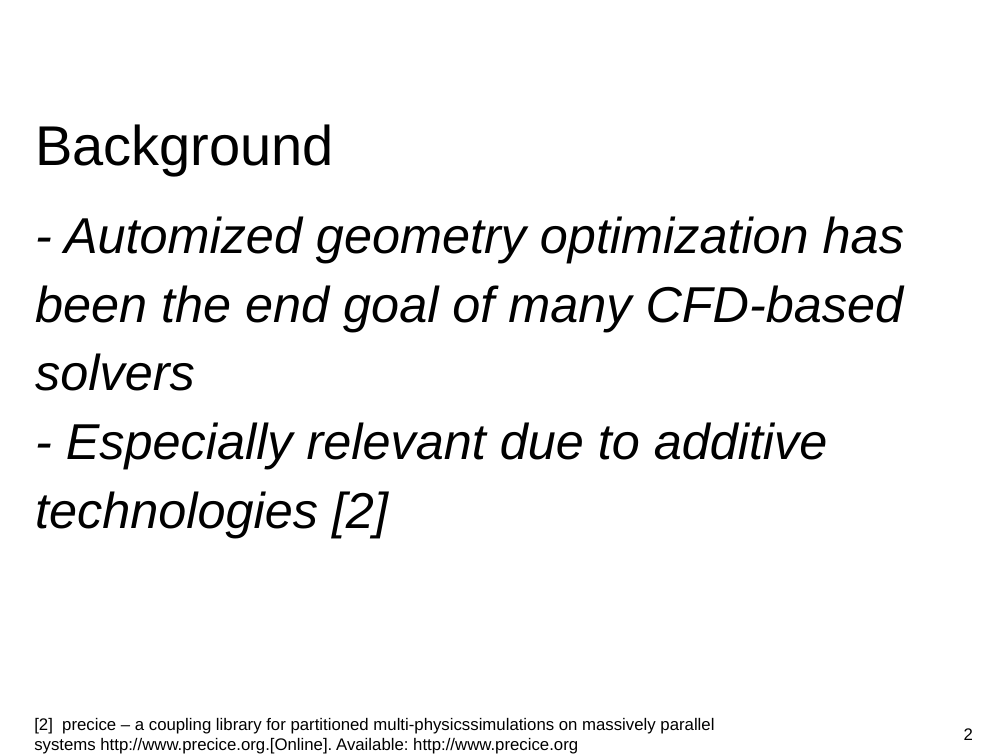
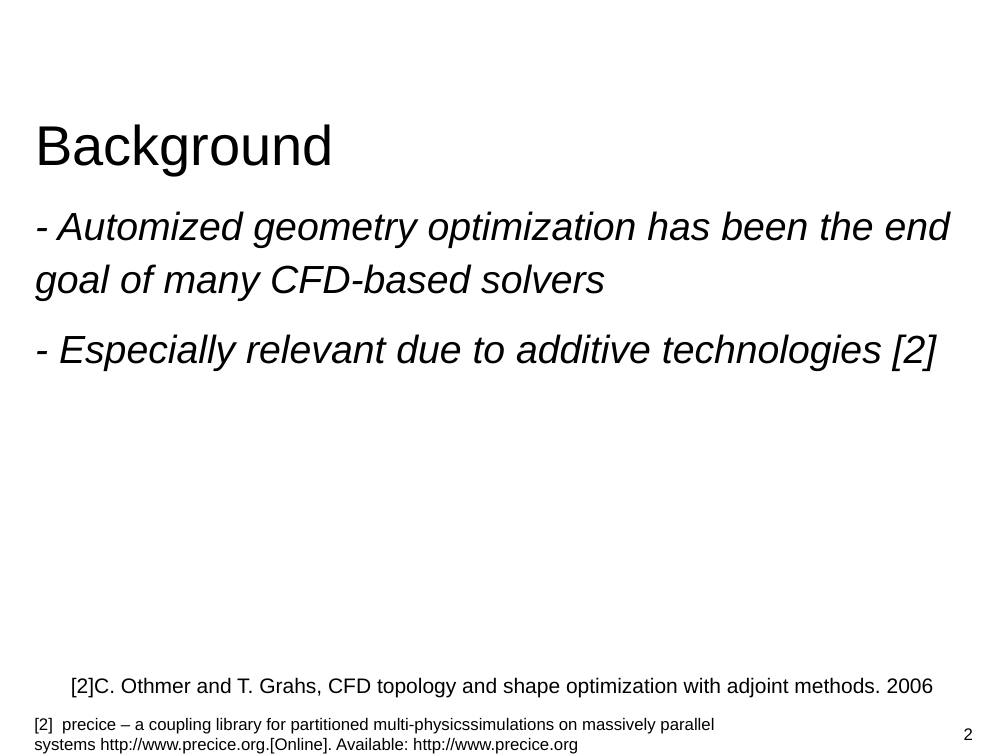
Before and after one commit to huangq1234553/cfd-lab, a slide deck: slide 2 of Presentation.odp. Drawn at 1008x756 pixels with LibreOffice and Linux fonts; fonts in the diff are those of the drawing; background and template pictures are left out. Boxes give left, top, right and bottom in pixels: in the first picture for what was removed or moved away, otherwise in the second. Text is boxed around its words. In the diff, an @@ line names an element or a change of style, - is before the commit and + after.

```diff
--- a/Presentation.odp
+++ b/Presentation.odp
@@ text "- Automized geometry optimization has ..." at [35,211,950,371]: size 36 to 28 pt; more space between paragraphs @@
@@ text added at [71,677,934,697], 15 pt, text #000000 @@
+[2]C. Othmer and T. Grahs, CFD topology and shape optimization with adjoint methods. 2006
```
Also in this commit, not shown: 11 other slides changed, 1 slide removed, 4 other files.
